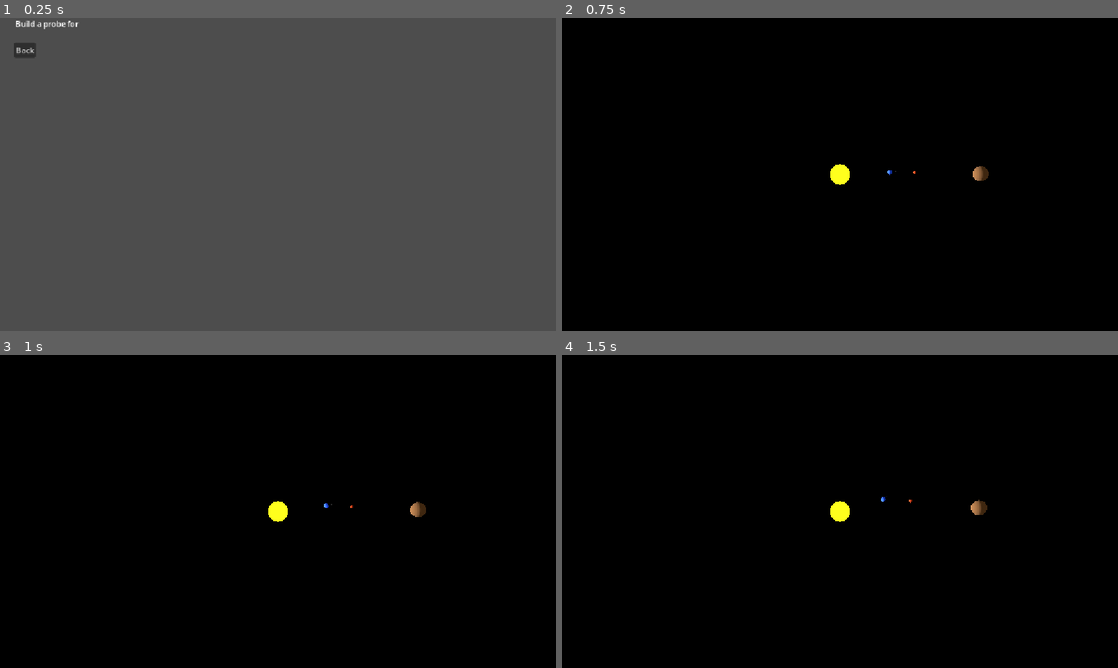
Above: before the commit, frames 1-4 (two rows, left to right).
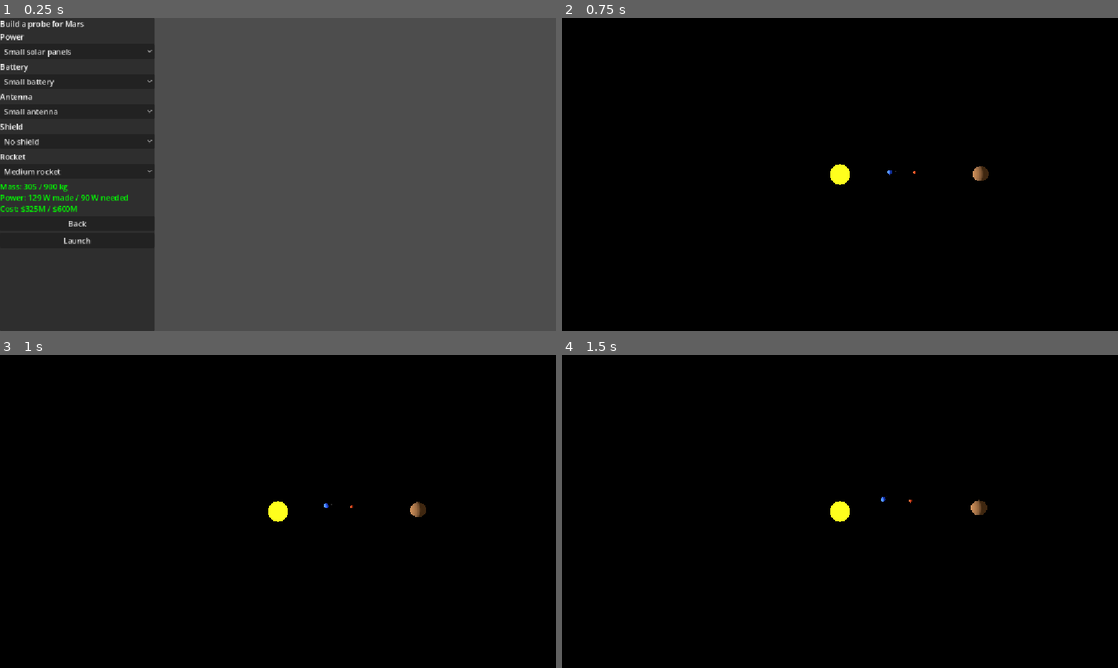
Above: after the commit, the same moments.

Repository: webs-rewired/space-mission
Game: Godot game, scene res://scenes/probe_builder.tscn
Same seed, same stepped clock (60 frames per second), same inputs: the game is played once before the commit and once after it. This scene is started directly instead of the project's main scene.
Inputs (mouse positions are in pixels of both pictures, inside the frame that each line leads up to):
- Up to frame 1 (0.25 s): no input
- Up to frame 2 (0.75 s): click "Back" at 0.5 s
- Up to frame 3 (1 s): no input
- Up to frame 4 (1.5 s): tap Enter at 1.25 s; move the mouse to (962, 495) at 1.27 s; click (962, 495) at 1.42 s

The runs differ from the first frame. In frame 1, 27% of the frame differs, in the area x 0-28%, y 0-100%; in frame 2, nothing differs; in frame 3, nothing differs; in frame 4, nothing differs.

Commit message:
added 3 new scenes
-made a good animation scene
-added probe effects
-added text

Diff:
--- /dev/null
+++ b/scenes/launch.tscn
@@ -0,0 +1,79 @@
+[gd_scene format=3 uid="uid://bbgbqh2xxi4en"]
+
+[ext_resource type="Script" uid="uid://bqlxdmthsajpb" path="res://scripts/launch.gd" id="1_qys52"]
+
+[sub_resource type="Environment" id="Environment_0utxl"]
+background_mode = 1
+ambient_light_source = 2
+ambient_light_color = Color(1, 1, 1, 1)
+ambient_light_energy = 0.3
+
+[sub_resource type="StandardMaterial3D" id="StandardMaterial3D_0utxl"]
+albedo_color = Color(0.14509805, 0.32941177, 1, 1)
+
+[sub_resource type="SphereMesh" id="SphereMesh_0utxl"]
+material = SubResource("StandardMaterial3D_0utxl")
+radius = 1.0
+height = 2.0
+
+[sub_resource type="SphereMesh" id="SphereMesh_qys52"]
+radius = 1.5
+height = 3.0
+
+[sub_resource type="BoxMesh" id="BoxMesh_0utxl"]
+size = Vector3(0.5, 0.5, 0.5)
+
+[node name="Launch" type="Node3D" unique_id=914564956]
+script = ExtResource("1_qys52")
+
+[node name="WorldEnvironment" type="WorldEnvironment" parent="." unique_id=85702579]
+environment = SubResource("Environment_0utxl")
+
+[node name="DirectionalLight3D" type="DirectionalLight3D" parent="." unique_id=2092304940]
+transform = Transform3D(1, 0, 0, 0, 0.70710677, 0.70710677, 0, -0.70710677, 0.70710677, 0, 0, 0)
+
+[node name="Camera3D" type="Camera3D" parent="." unique_id=1760121749]
+transform = Transform3D(1, 0, 0, 0, 0.9396926, 0.34202012, 0, -0.34202012, 0.9396926, 0, 8, 18)
+
+[node name="Earth" type="MeshInstance3D" parent="." unique_id=1076785877]
+transform = Transform3D(1, 0, 0, 0, 1, 0, 0, 0, 1, -10, 0, 0)
+mesh = SubResource("SphereMesh_0utxl")
+
+[node name="Target" type="MeshInstance3D" parent="." unique_id=1830989294]
+transform = Transform3D(1, 0, 0, 0, 1, 0, 0, 0, 1, 10, 0, 0)
+mesh = SubResource("SphereMesh_qys52")
+
+[node name="Probe" type="MeshInstance3D" parent="." unique_id=1021952272]
+transform = Transform3D(1, 0, 0, 0, 1, 0, 0, 0, 1, -10, 0, 0)
+mesh = SubResource("BoxMesh_0utxl")
+
+[node name="CanvasLayer" type="CanvasLayer" parent="." unique_id=1498369641]
+
+[node name="EventPanel" type="PanelContainer" parent="CanvasLayer" unique_id=106166871]
+custom_minimum_size = Vector2(400, 0)
+anchors_preset = 8
+anchor_left = 0.5
+anchor_top = 0.5
+anchor_right = 0.5
+anchor_bottom = 0.5
+offset_left = -20.0
+offset_top = -20.0
+offset_right = 20.0
+offset_bottom = 20.0
+grow_horizontal = 2
+grow_vertical = 2
+
+[node name="VBox" type="VBoxContainer" parent="CanvasLayer/EventPanel" unique_id=1440100648]
+layout_mode = 2
+
+[node name="EventTitle" type="Label" parent="CanvasLayer/EventPanel/VBox" unique_id=981058600]
+layout_mode = 2
+theme_override_font_sizes/font_size = 24
+
+[node name="EventText" type="Label" parent="CanvasLayer/EventPanel/VBox" unique_id=1215354245]
+layout_mode = 2
+autowrap_mode = 3
+
+[node name="ContinueButton" type="Button" parent="CanvasLayer/EventPanel/VBox" unique_id=188907407]
+layout_mode = 2
+text = "Continue"
--- a/scenes/probe_builder.tscn
+++ b/scenes/probe_builder.tscn
@@ -7,14 +7,63 @@
 
 [node name="CanvasLayer" type="CanvasLayer" parent="." unique_id=1198978219]
 
-[node name="TitleLabel" type="Label" parent="CanvasLayer" unique_id=993226531]
-offset_left = 32.0
-offset_right = 72.0
-offset_bottom = 23.0
+[node name="BuilderPanel" type="PanelContainer" parent="CanvasLayer" unique_id=1264915974]
+custom_minimum_size = Vector2(320, 0)
+anchors_preset = 9
+anchor_bottom = 1.0
+offset_right = 320.0
+grow_vertical = 2
 
-[node name="BackButton" type="Button" parent="CanvasLayer" unique_id=1428105227]
-offset_left = 29.0
-offset_top = 51.0
-offset_right = 74.0
-offset_bottom = 82.0
+[node name="VBox" type="VBoxContainer" parent="CanvasLayer/BuilderPanel" unique_id=383322640]
+layout_mode = 2
+
+[node name="TitleLabel" type="Label" parent="CanvasLayer/BuilderPanel/VBox" unique_id=993226531]
+layout_mode = 2
+
+[node name="Label" type="Label" parent="CanvasLayer/BuilderPanel/VBox" unique_id=634196426]
+layout_mode = 2
+text = "Power"
+
+[node name="PowerOption" type="OptionButton" parent="CanvasLayer/BuilderPanel/VBox" unique_id=462516470]
+layout_mode = 2
+
+[node name="Label2" type="Label" parent="CanvasLayer/BuilderPanel/VBox" unique_id=1801446657]
+layout_mode = 2
+text = "Battery"
+
+[node name="BatteryOption" type="OptionButton" parent="CanvasLayer/BuilderPanel/VBox" unique_id=348010512]
+layout_mode = 2
+
+[node name="Label3" type="Label" parent="CanvasLayer/BuilderPanel/VBox" unique_id=874796839]
+layout_mode = 2
+text = "Antenna"
+
+[node name="AntennaOption" type="OptionButton" parent="CanvasLayer/BuilderPanel/VBox" unique_id=1474545634]
+layout_mode = 2
+
+[node name="Label4" type="Label" parent="CanvasLayer/BuilderPanel/VBox" unique_id=572222978]
+layout_mode = 2
+text = "Shield"
+
+[node name="ShieldOption" type="OptionButton" parent="CanvasLayer/BuilderPanel/VBox" unique_id=1070935136]
+layout_mode = 2
+
+[node name="Label5" type="Label" parent="CanvasLayer/BuilderPanel/VBox" unique_id=537203254]
+layout_mode = 2
+text = "Rocket"
+
+[node name="RocketOption" type="OptionButton" parent="CanvasLayer/BuilderPanel/VBox" unique_id=228725191]
+layout_mode = 2
+
+[node name="StatsLabel" type="RichTextLabel" parent="CanvasLayer/BuilderPanel/VBox" unique_id=293452077]
+layout_mode = 2
+bbcode_enabled = true
+fit_content = true
+
+[node name="BackButton" type="Button" parent="CanvasLayer/BuilderPanel/VBox" unique_id=1428105227]
+layout_mode = 2
 text = "Back"
+
+[node name="LaunchButton" type="Button" parent="CanvasLayer/BuilderPanel/VBox" unique_id=1182455852]
+layout_mode = 2
+text = "Launch"
--- a/scripts/game_state.gd
+++ b/scripts/game_state.gd
@@ -1,3 +1,154 @@
 extends Node
 
-var destination: String = ""
+# What the player has picked
+var destination: String = "Mars"
+var rocket: String = "medium"
+var choices = {
+	"power": "solar_small",
+	"battery": "battery_small",
+	"antenna": "antenna_small",
+	"shield": "shield_none",
+}
+
+# ---- Game data (placeholder numbers until NASA resources on Friday) ----
+const BASE = {"mass": 250, "power_need": 80, "cost": 150}
+
+const DESTINATIONS = {
+	"Moon": {"au": 1.0, "budget": 400, "small_antenna_share": 1.0},
+	"Mars": {"au": 1.52, "budget": 600, "small_antenna_share": 0.7},
+	"Jupiter": {"au": 5.2, "budget": 900, "small_antenna_share": 0.4},
+}
+
+const PARTS = {
+	"solar_small": {"slot": "power", "name": "Small solar panels", "mass": 30, "cost": 15, "power_at_earth": 300},
+	"solar_large": {"slot": "power", "name": "Large solar panels", "mass": 90, "cost": 40, "power_at_earth": 900},
+	"rtg": {"slot": "power", "name": "RTG (nuclear battery)", "mass": 45, "cost": 120, "power_fixed": 110},
+	"battery_small": {"slot": "battery", "name": "Small battery", "mass": 15, "cost": 5},
+	"battery_large": {"slot": "battery", "name": "Large battery", "mass": 40, "cost": 15},
+	"antenna_small": {"slot": "antenna", "name": "Small antenna", "mass": 10, "cost": 5, "power_use": 10},
+	"antenna_large": {"slot": "antenna", "name": "Large antenna", "mass": 35, "cost": 20, "power_use": 25},
+	"shield_none": {"slot": "shield", "name": "No shield", "mass": 0, "cost": 0},
+	"shield_heat": {"slot": "shield", "name": "Heat shield", "mass": 120, "cost": 30},
+	"shield_radiation": {"slot": "shield", "name": "Radiation vault", "mass": 150, "cost": 40},
+}
+
+const ROCKETS = {
+	"light": {"name": "Light", "cost": 60, "capacity": {"Moon": 600, "Mars": 350, "Jupiter": 0}},
+	"medium": {"name": "Medium", "cost": 150, "capacity": {"Moon": 1500, "Mars": 900, "Jupiter": 400}},
+	"heavy": {"name": "Heavy", "cost": 350, "capacity": {"Moon": 4000, "Mars": 2500, "Jupiter": 1200}},
+}
+
+# ---- Math ----
+func total_mass():
+	var m = BASE["mass"]
+	for slot in choices:
+		m += PARTS[choices[slot]]["mass"]
+	return m
+
+func total_cost():
+	var c = BASE["cost"] + ROCKETS[rocket]["cost"]
+	for slot in choices:
+		c += PARTS[choices[slot]]["cost"]
+	return c
+
+func sunlight_factor():
+	var au = DESTINATIONS[destination]["au"]
+	return 1.0 / (au * au)
+
+func power_made():
+	var p = PARTS[choices["power"]]
+	if p.has("power_fixed"):
+		return p["power_fixed"]
+	return p["power_at_earth"] * sunlight_factor()
+
+func power_needed():
+	return BASE["power_need"] + PARTS[choices["antenna"]]["power_use"]
+
+func rocket_capacity():
+	return ROCKETS[rocket]["capacity"][destination]
+
+func budget():
+	return DESTINATIONS[destination]["budget"]
+
+# ---- Mission results ----
+var events = []
+var science_lost = 0
+var lost = false
+var data_share = 1.0
+var score = 0
+var outcome = ""
+
+const REAL_MISSIONS = {
+	"Moon": "NASA's Lunar Reconnaissance Orbiter has mapped the Moon since 2009, powered by solar panels.",
+	"Mars": "NASA's Perseverance rover landed in 2021 using a heat shield and parachute, and runs on a nuclear power source (an RTG).",
+	"Jupiter": "NASA's Juno reached Jupiter in 2016. It uses three huge solar arrays and keeps its electronics inside a titanium radiation vault.",
+}
+
+func add_event(title, text, ok, fatal = false):
+	events.append({"title": title, "text": text, "ok": ok})
+	if fatal:
+		lost = true
+
+func run_mission():
+	events = []
+	science_lost = 0
+	lost = false
+	var has_rtg = choices["power"] == "rtg"
+	var big_battery = choices["battery"] == "battery_large"
+	var shield = choices["shield"]
+
+	# 1. Solar flare during the trip (50% chance)
+	if randf() < 0.5:
+		if shield != "shield_none":
+			add_event("Solar flare!", "Your shield protected the electronics.", true)
+		else:
+			science_lost += 20
+			add_event("Solar flare!", "With no shield, some instruments were damaged. Lost 20 science.", false)
+
+	# 2. Arrival power check
+	var made = power_made()
+	var needed = power_needed()
+	if made >= needed:
+		add_event("Arrival", "Power check passed: %d W made, %d W needed." % [made, needed], true)
+	else:
+		add_event("Arrival", "Not enough power! %s gets %d%% of Earth's sunlight. Your probe made %d W but needed %d W." % [destination, int(round(sunlight_factor() * 100)), made, needed], false, true)
+
+	# 3. Destination events
+	if not lost:
+		match destination:
+			"Moon":
+				if has_rtg or big_battery:
+					add_event("Lunar night", "The Moon's night lasts about 14 Earth days. Your probe made it through.", true)
+				else:
+					science_lost += 30
+					add_event("Lunar night", "The Moon's night lasts about 14 Earth days. Your small battery ran out. Lost 30 science.", false)
+			"Mars":
+				if shield == "shield_heat":
+					add_event("Entry and landing", "Your heat shield survived the fiery trip through Mars's atmosphere.", true)
+				else:
+					add_event("Entry and landing", "Without a heat shield, the probe burned up in Mars's atmosphere.", false, true)
+				if not lost:
+					if has_rtg or big_battery:
+						add_event("Dust storm", "A dust storm blocked the sunlight, but your probe kept running.", true)
+					else:
+						science_lost += 30
+						add_event("Dust storm", "A dust storm cut solar power in half and your small battery couldn't cover it. Lost 30 science.", false)
+			"Jupiter":
+				if shield == "shield_radiation":
+					add_event("Radiation belts", "Jupiter's radiation is intense, but your radiation vault protected the electronics.", true)
+				else:
+					add_event("Radiation belts", "Jupiter's radiation destroyed the unprotected electronics.", false, true)
+
+	# 4. Score
+	if choices["antenna"] == "antenna_large":
+		data_share = 1.0
+	else:
+		data_share = DESTINATIONS[destination]["small_antenna_share"]
+
+	if lost:
+		score = 0
+		outcome = "Mission lost"
+	else:
+		var unspent = budget() - total_cost()
+		score = int(round(0.9 * (100 - science_lost) * data_share + min(10.0, unspent / 20.0)))
+		outcome = "Mission success" if score >= 70 else "Partial success"
--- /dev/null
+++ b/scripts/launch.gd
@@ -0,0 +1,58 @@
+extends Node3D
+
+@onready var probe = $Probe
+@onready var target = $Target
+@onready var event_panel = $CanvasLayer/EventPanel
+@onready var event_title = $CanvasLayer/EventPanel/VBox/EventTitle
+@onready var event_text = $CanvasLayer/EventPanel/VBox/EventText
+@onready var continue_button = $CanvasLayer/EventPanel/VBox/ContinueButton
+
+const COLORS = {
+	"Moon": Color(0.8, 0.8, 0.8),
+	"Mars": Color(0.85, 0.35, 0.15),
+	"Jupiter": Color(0.85, 0.65, 0.45),
+}
+
+var progress = 0.0
+var event_index = 0
+
+func _ready():
+	event_panel.visible = false
+	continue_button.pressed.connect(_on_continue)
+	var mat = StandardMaterial3D.new()
+	mat.albedo_color = COLORS[GameState.destination]
+	target.material_override = mat
+	GameState.run_mission()
+	fly_to(checkpoint(0))
+
+func checkpoint(i):
+	return float(i + 1) / GameState.events.size()
+
+func set_progress(p):
+	progress = p
+	var start = Vector3(-10, 0, 0)
+	var pos = start.lerp(target.position, p)
+	pos.y = sin(p * PI) * 4.0
+	probe.position = pos
+
+func fly_to(p):
+	var tween = create_tween()
+	tween.tween_method(set_progress, progress, p, 2.0)
+	tween.finished.connect(_show_event)
+
+func _show_event():
+	var e = GameState.events[event_index]
+	event_title.text = ("Good: " if e["ok"] else "Problem: ") + e["title"]
+	event_text.text = e["text"]
+	event_panel.visible = true
+
+func _on_continue():
+	event_panel.visible = false
+	event_index += 1
+	if event_index < GameState.events.size():
+		fly_to(checkpoint(event_index))
+	else:
+		go_to_results()
+
+func go_to_results():
+	print("Done! ", GameState.outcome, " - score ", GameState.score)
--- a/scripts/probe_builder.gd
+++ b/scripts/probe_builder.gd
@@ -1,11 +1,97 @@
 extends Node3D
 
-@onready var title_label = $CanvasLayer/TitleLabel
-@onready var back_button = $CanvasLayer/BackButton
+@onready var vbox = $CanvasLayer/BuilderPanel/VBox
+@onready var title_label = vbox.get_node("TitleLabel")
+@onready var back_button = vbox.get_node("BackButton")
+@onready var stats_label = vbox.get_node("StatsLabel")
+@onready var launch_button = vbox.get_node("LaunchButton")
+@onready var rocket_option = vbox.get_node("RocketOption")
+
+var slot_options = {}
+var slot_ids = {}
+var rocket_ids = []
 
 func _ready():
 	title_label.text = "Build a probe for " + GameState.destination
 	back_button.pressed.connect(_on_back_pressed)
+	launch_button.pressed.connect(_on_launch_pressed)
+	slot_options = {
+		"power": vbox.get_node("PowerOption"),
+		"battery": vbox.get_node("BatteryOption"),
+		"antenna": vbox.get_node("AntennaOption"),
+		"shield": vbox.get_node("ShieldOption"),
+	}
+	for slot in slot_options:
+		fill_slot(slot)
+	fill_rockets()
+	update_stats()
+
+func fill_slot(slot):
+	var option = slot_options[slot]
+	option.clear()
+	slot_ids[slot] = []
+	for id in GameState.PARTS:
+		var part = GameState.PARTS[id]
+		if part["slot"] == slot:
+			option.add_item(part["name"])
+			slot_ids[slot].append(id)
+	option.select(slot_ids[slot].find(GameState.choices[slot]))
+	option.item_selected.connect(func(index): _on_part_selected(slot, index))
+
+func _on_part_selected(slot, index):
+	GameState.choices[slot] = slot_ids[slot][index]
+	update_stats()
+
+func fill_rockets():
+	rocket_option.clear()
+	for id in GameState.ROCKETS:
+		rocket_option.add_item(GameState.ROCKETS[id]["name"] + " rocket")
+		rocket_ids.append(id)
+	rocket_option.select(rocket_ids.find(GameState.rocket))
+	rocket_option.item_selected.connect(_on_rocket_selected)
+
+func _on_rocket_selected(index):
+	GameState.rocket = rocket_ids[index]
+	update_stats()
+
+func update_stats():
+	var mass = GameState.total_mass()
+	var capacity = GameState.rocket_capacity()
+	var made = GameState.power_made()
+	var needed = GameState.power_needed()
+	var cost = GameState.total_cost()
+	var budget = GameState.budget()
+
+	var mass_ok = mass <= capacity
+	var power_ok = made >= needed
+	var cost_ok = cost <= budget
+
+	var lines = []
+	lines.append(colored("Mass: %d / %d kg" % [mass, capacity], "green" if mass_ok else "red"))
+	lines.append(colored("Power: %d W made / %d W needed" % [made, needed], "green" if power_ok else "yellow"))
+	lines.append(colored("Cost: $%dM / $%dM" % [cost, budget], "green" if cost_ok else "red"))
+	lines.append("")
+	if not mass_ok:
+		lines.append(colored("Too heavy for this rocket. Pick a bigger rocket or lighter parts.", "red"))
+	if not cost_ok:
+		lines.append(colored("Over budget. Pick cheaper parts or a cheaper rocket.", "red"))
+	if not power_ok:
+		lines.append(colored("Warning: not enough power at " + GameState.destination + ". You can launch, but...", "yellow"))
+	stats_label.text = "\n".join(lines)
+
+	# Gray out rockets that can't lift this probe
+	for i in rocket_ids.size():
+		var cap = GameState.ROCKETS[rocket_ids[i]]["capacity"][GameState.destination]
+		rocket_option.set_item_disabled(i, cap < mass)
+
+	# Only Mass and Cost block launch; Power is just a warning
+	launch_button.disabled = not (mass_ok and cost_ok)
+
+func colored(text, color):
+	return "[color=%s]%s[/color]" % [color, text]
 
 func _on_back_pressed():
-	get_tree().change_scene_to_file("res://scenes/solar_system.tscn")
+	get_tree().change_scene_to_file("res://scenes/solar_system.tscn")  # <- use your path
+
+func _on_launch_pressed():
+	get_tree().change_scene_to_file("res://scenes/launch.tscn")
Not shown, added: scripts/launch.gd.uid
